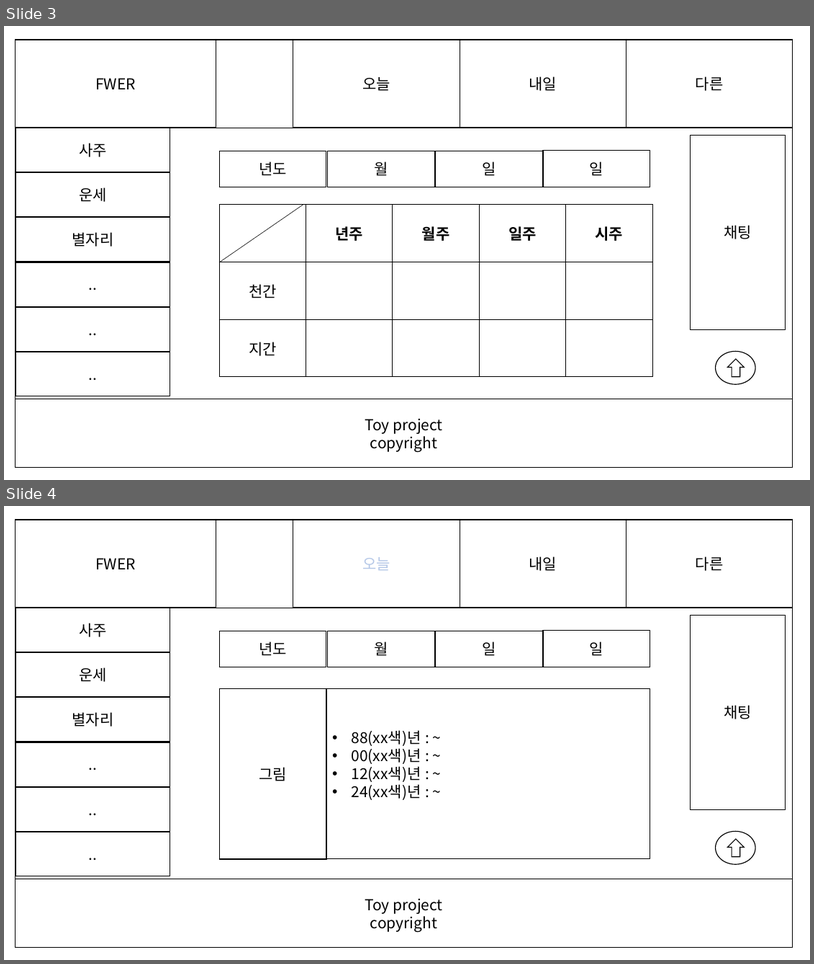
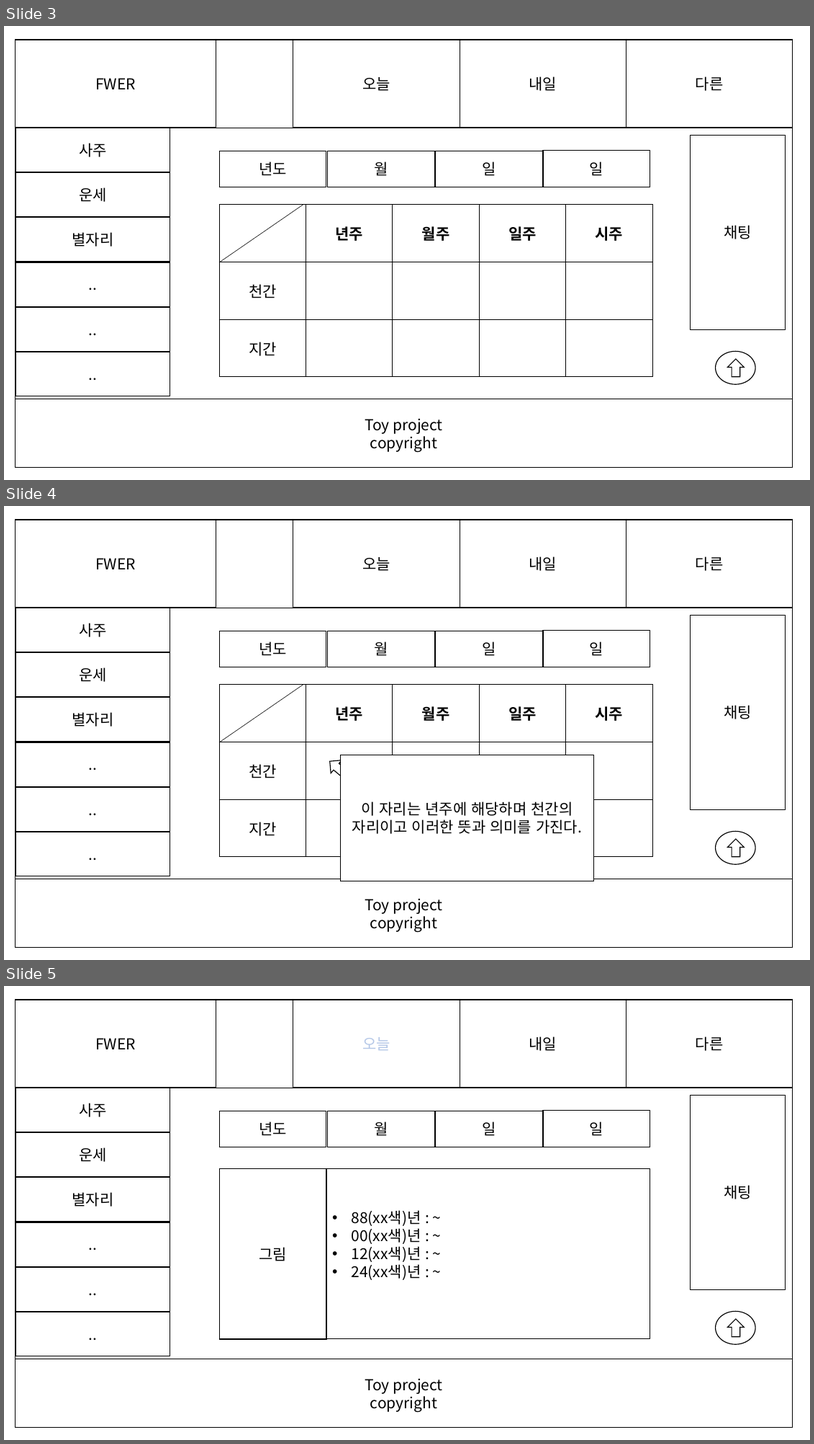
Before and after one commit to jiyoonp1992/FWAR, a slide deck: Mock_up/FWAR_MU.pptx. Shown one above the other, each under a label of ours: slides 3 and 4 before the commit, slides 3, 4 and 5 after it. The pictures are 814x964 and 814x1444 pixels, drawn with LibreOffice and Linux fonts; fonts in the diff are those of the drawing. Boxes give left, top, right and bottom in pixels: in the first picture for what was removed or moved away, otherwise in the second. Text is boxed around its words. In the diff, an @@ line names an element or a change of style, - is before the commit and + after.

Commit message:
마우스 호버시 설명 추가

```diff
--- a/Mock_up/FWAR_MU.pptx
+++ b/Mock_up/FWAR_MU.pptx
@@ slide 4 added at bbox=[4, 506, 810, 960], background #FFFFFF @@
@@ rectangle added at bbox=[15, 520, 793, 947], outline #000000 1 pt @@
@@ rectangle added at bbox=[15, 520, 216, 608], outline #000000 1 pt, 18 pt, text #000000 @@
+FWER
@@ rectangle added at bbox=[293, 520, 460, 608], outline #000000 1 pt, 18 pt, text #000000 @@
+오늘
@@ rectangle added at bbox=[460, 520, 627, 608], outline #000000 1 pt, 18 pt, text #000000 @@
+내일
@@ rectangle added at bbox=[627, 520, 793, 608], outline #000000 1 pt, 18 pt, text #000000 @@
+다른
@@ line added from (15, 608) to (793, 608), #000000 0.5 pt @@
@@ rectangle added at bbox=[16, 608, 170, 652], outline #000000 1 pt, 18 pt, text #000000 @@
+사주
@@ line added from (170, 608) to (170, 876), #000000 0.5 pt @@
@@ rectangle added at bbox=[219, 631, 327, 667], outline #000000 1 pt, 18 pt, text #000000 @@
+년도
@@ rectangle added at bbox=[328, 631, 435, 667], outline #000000 1 pt, 18 pt, text #000000 @@
+월
@@ rectangle added at bbox=[436, 631, 543, 667], outline #000000 1 pt, 18 pt, text #000000 @@
+일
@@ rectangle added at bbox=[543, 631, 651, 667], outline #000000 1 pt, 18 pt, text #000000 @@
+일
@@ rectangle added at bbox=[691, 615, 786, 810], outline #000000 1 pt, 18 pt, text #000000 @@
+채팅
@@ rectangle added at bbox=[16, 653, 170, 698], outline #000000 1 pt, 18 pt, text #000000 @@
+운세
@@ rectangle added at bbox=[16, 698, 170, 742], outline #000000 1 pt, 18 pt, text #000000 @@
+별자리
@@ table added at bbox=[219, 685, 652, 857], 3 rows, 5 columns @@
+ | 년주 | 월주 | 일주 | 시주
+천간 |  |  |  | 
+지간 |  |  |  | 
@@ line added from (304, 685) to (219, 743), #000000 0.5 pt @@
@@ rectangle added at bbox=[16, 743, 170, 787], outline #000000 1 pt, 18 pt, text #000000 @@
+..
@@ right arrow added at bbox=[324, 754, 352, 782], outline #000000 1 pt @@
@@ rectangle added at bbox=[341, 754, 594, 881], fill #FFFFFF, outline #000000 1 pt, 18 pt, text #000000 @@
+이 자리는 년주에 해당하며 천간의 자리이고 이러한 뜻과 의미를 가진다.
@@ rectangle added at bbox=[16, 787, 170, 831], outline #000000 1 pt, 18 pt, text #000000 @@
+..
@@ rectangle added at bbox=[16, 831, 170, 875], outline #000000 1 pt, 18 pt, text #000000 @@
+..
@@ ellipse added at bbox=[716, 831, 756, 864], outline #000000 1 pt @@
@@ up arrow added at bbox=[728, 839, 744, 857], outline #000000 1 pt @@
@@ line added from (15, 878) to (793, 878), #000000 0.5 pt @@
@@ rectangle added at bbox=[15, 879, 793, 947], outline #000000 1 pt, 18 pt, text #000000 @@
+Toy project
+copyright
@@ what was slide 4 is now slide 5 @@
```
